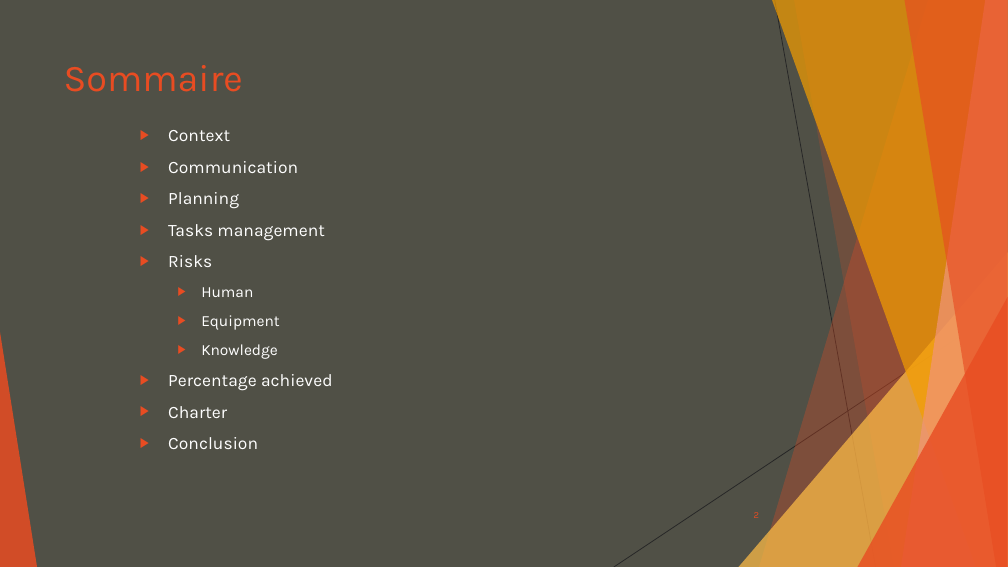
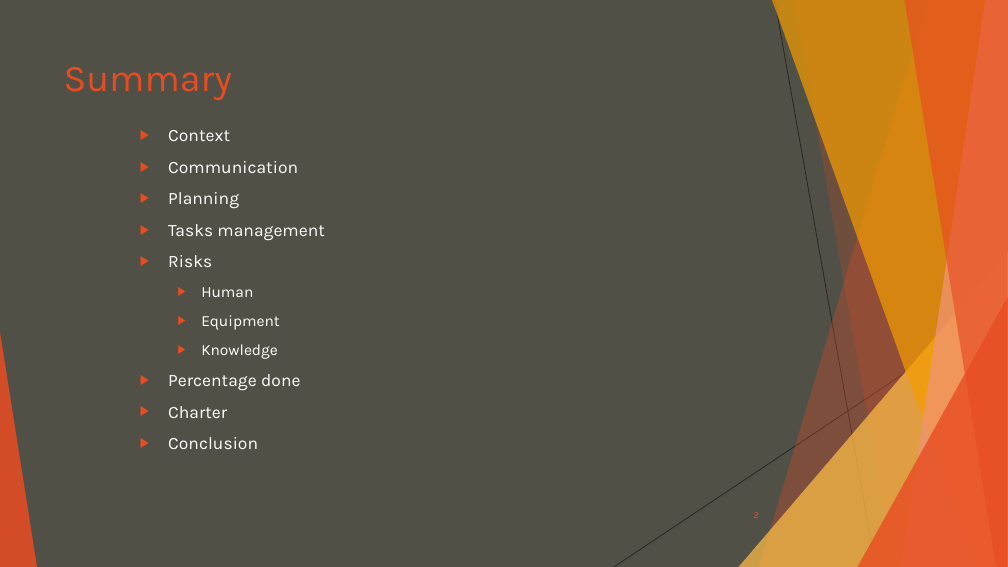
Before and after one commit to Happocalypse/ProjetSiteWebBDE, a slide deck: slide 2 of Project Management.pptx. Drawn at 1008x567 pixels with LibreOffice and Linux fonts; fonts in the diff are those of the drawing. Boxes give left, top, right and bottom in pixels: in the first picture for what was removed or moved away, otherwise in the second. Text is boxed around its words. In the diff, an @@ line names an element or a change of style, - is before the commit and + after.

```diff
--- a/Project Management.pptx
+++ b/Project Management.pptx
@@ title at [64,67,232,100]: text changed @@
-Sommaire
+Summary
@@ text at [168,374,300,391]: text changed @@
-▶ Percentage achieved
+▶ Percentage done
```
Also in this commit, not shown: 1 other slide changed, 1 slide added, 1 slide removed.
